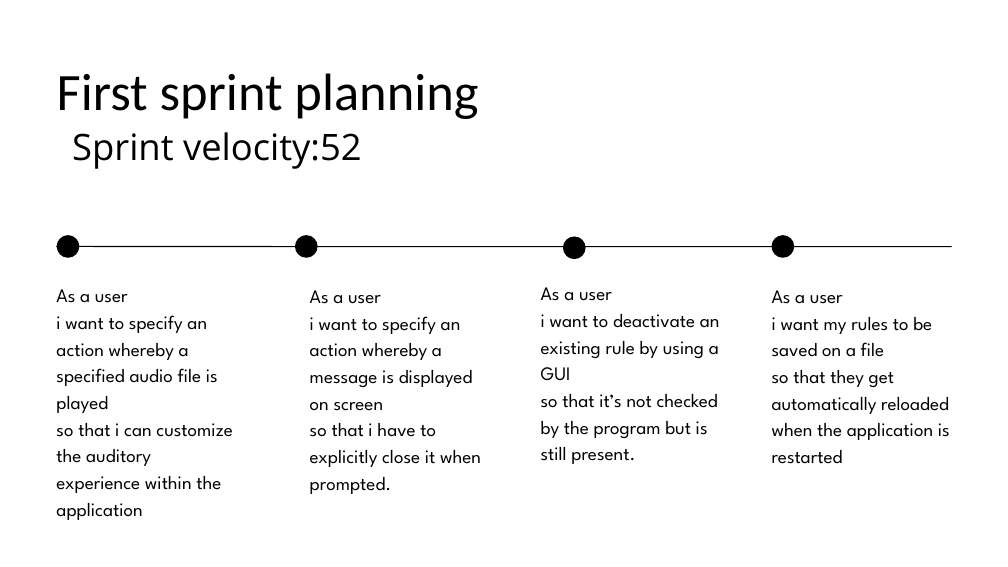
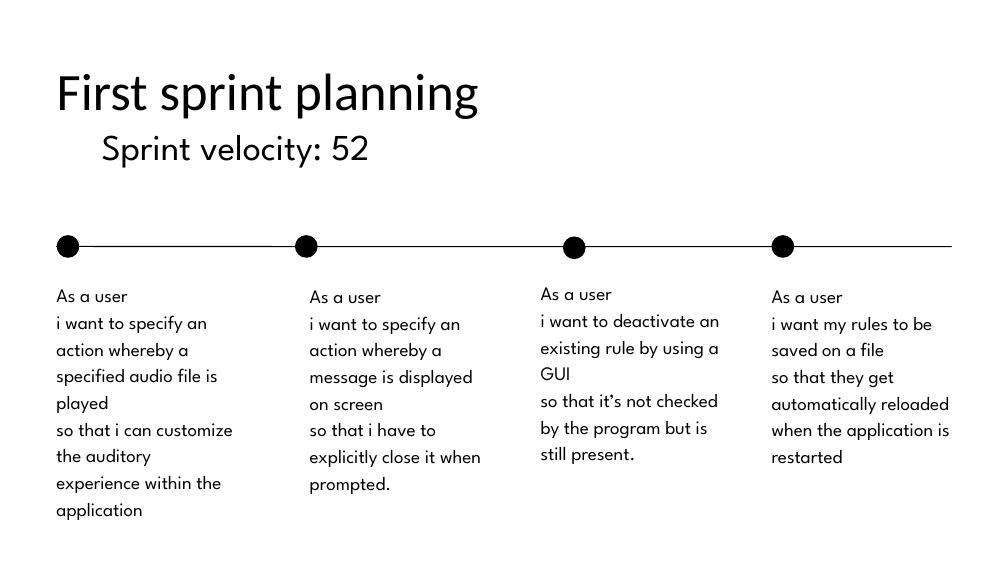
Before and after one commit to Tano37/IFTTT_GROUP_9, a slide deck: slide 4 of PresentationIFTTTGroup9.pptx. Drawn at 1008x567 pixels with LibreOffice and Linux fonts; fonts in the diff are those of the drawing. Boxes give left, top, right and bottom in pixels: in the first picture for what was removed or moved away, otherwise in the second. Text is boxed around its words. In the diff, an @@ line names an element or a change of style, - is before the commit and + after.

```diff
--- a/PresentationIFTTTGroup9.pptx
+++ b/PresentationIFTTTGroup9.pptx
@@ text at bbox=[102, 135, 370, 168]: text changed; font Open Sans to League Spartan @@
-Sprint velocity:52
+Sprint velocity: 52
```
Also in this commit, not shown: 1 other slide changed, 1 slide added.
